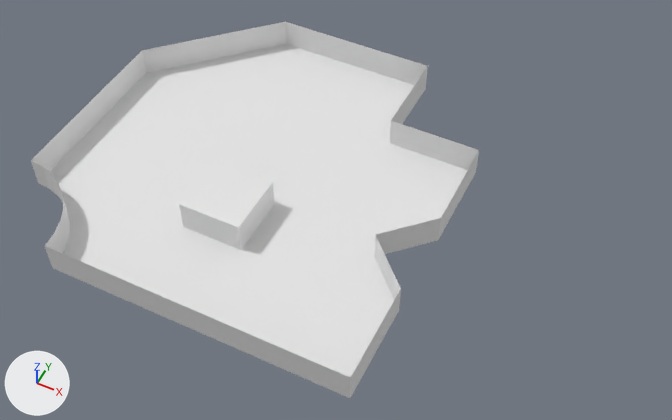
An edit to the OBJ model Zeldo/Content/Meshes/Physics/Demo_Physics.obj, drawn before and after from the same camera.
Both versions are drawn from a camera (50 mm lens) standing at (11.2, -17.22, 21.07) and looking at (2.8, -0.41, 0.06). The lights are fixed; the arrows at lower left show +X, +Y and +Z. Where no turn or scale is listed for an object, it has been applied to the vertices.

Objects in the first picture: 'Demo_Physics'.
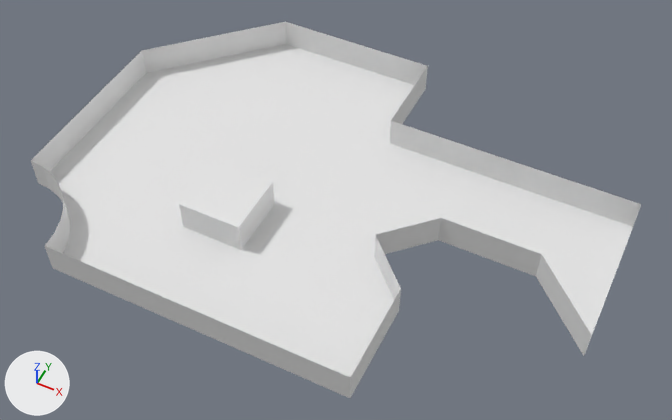
Diff of the bpy script that builds the scene:
```diff
--- a/Zeldo/Content/Meshes/Physics/Demo_Physics.obj.py
+++ b/Zeldo/Content/Meshes/Physics/Demo_Physics.obj.py
@@ me_demo_physics @@
 # used by ob_demo_physics; location = (0.0, 0.0, 0.0)
-me_demo_physics.from_pydata(...)  # 44 vertices, 68 faces; spans x -6.0..6.0, y -6.0..6.0, z 0.0..1.0
+me_demo_physics.from_pydata(...)  # 51 vertices, 76 faces; spans x -6.0..11.0, y -6.0..6.0, z 0.0..1.0
+# me_demo_physics part 1
+# 2 faces are deleted
+# 7 vertices are added at x 9.0..11.0, y -2.09..3.0, z 0.0..1.0
+# 10 new faces join them
```

Where the change shows, as pixel boxes [x1, y1, x2, y2] in the pictures (672 x 420 px):
'Demo_Physics', reshaped (36% wider)
    before: [31, 22, 479, 398]
    after: [31, 22, 641, 398]
part 1 of me_demo_physics, built on
    before: [438, 152, 479, 240]
    after: [438, 150, 641, 356]
